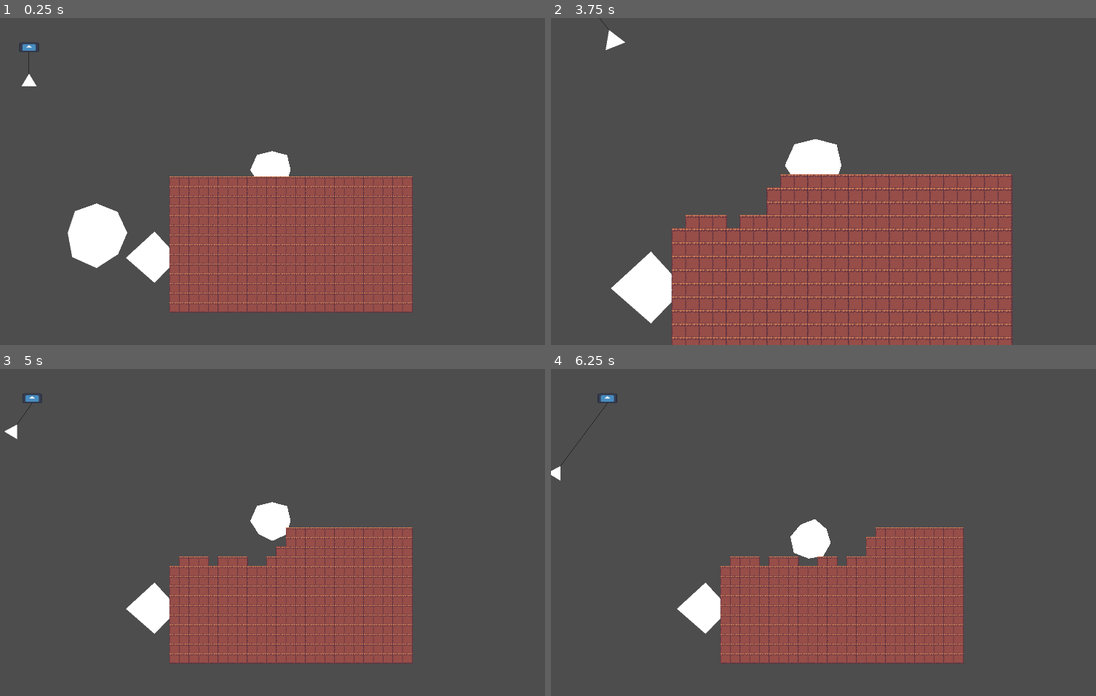
Above: before the commit, frames 1-4 (two rows, left to right).
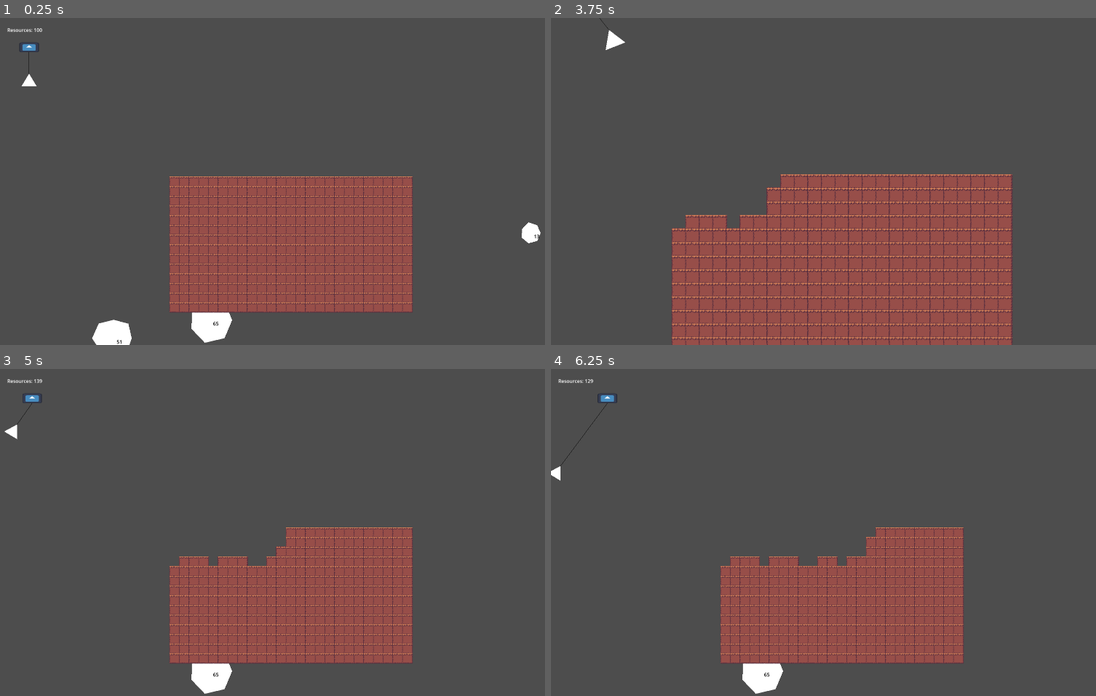
Above: after the commit, the same moments.

Repository: Neomania/DaveAndTimsMiningAdventure
Game: Godot game, scene res://Scenes/main.tscn
Two runs of this game, one before a commit and one after it. Both use one fixed random seed, a clock stepped at 60 frames per second and the inputs below. The engine's default icon, where the game draws it, is replaced by a stand-in: a white triangle on a blue panel in a dark square.
Inputs (mouse positions are in pixels of both pictures, inside the frame that each line leads up to):
- Up to frame 1 (0.25 s): no input
- Up to frame 2 (3.75 s): move the mouse to (725, 181) at 0.52 s; hold Right (ui_right) 0.53-1.28 s; tap Z (game_pickup) at 0.6, 1.55, 2.1, 3.05 s; tap Space (ui_select) at 0.77, 1.52, 3.02 s; click (725, 181) at 0.8 s; move the mouse to (752, 181) at 1.27 s; hold Down (ui_down) 1.28-2.03 s; click (752, 181) at 1.35 s; move the mouse to (763, 181) at 2.02 s; hold Right (ui_right) 2.03-2.78 s; click (763, 181) at 2.3 s; move the mouse to (796, 181) at 2.77 s; hold Up (ui_up) 2.78-3.53 s; click (796, 181) at 2.85 s; move the mouse to (801, 181) at 3.52 s; hold Left (ui_left) from 3.53 s (still down); hold Q from 3.53 s (still down)
- Up to frame 3 (5 s): keep holding Left (ui_left); tap Space (ui_select) at 3.77, 4.52 s; click (250, 532) at 3.8 s; move the mouse to (272, 532) at 4.27 s; release Q at 4.28 s; tap E at 4.35 s; tap Z (game_pickup) at 4.55 s
- Up to frame 4 (6.25 s): move the mouse to (839, 532) at 5.02 s; release Left (ui_left) at 5.03 s; hold Down (ui_down) 5.03-5.78 s; tap Z (game_pickup) at 5.1, 6.05 s; click (839, 532) at 5.3 s; move the mouse to (872, 532) at 5.77 s; hold Right (ui_right) from 5.78 s (still down); click (872, 532) at 5.85 s; tap Space (ui_select) at 6.02 s

The runs differ from the first frame. In frame 1, 4.0% of the frame differs, in the area x 1-100%, y 3-100%; in frame 2, 2.3%; in frame 3, 2.0%; in frame 4, 2.0%.

Commit message:
lmao bonk

Diff:
--- a/Scenes/Prefabs/Tile1.tscn
+++ b/Scenes/Prefabs/Tile1.tscn
@@ -9,7 +9,7 @@
 [sub_resource type="RectangleShape2D" id="RectangleShape2D_b2off"]
 size = Vector2(30.5, 31)
 
-[node name="StaticBody2D" type="StaticBody2D"]
+[node name="StaticBody2D" type="StaticBody2D" groups=["Tile"]]
 script = ExtResource("1_a7pc2")
 
 [node name="Area2D" type="Area2D" parent="."]
--- a/Scenes/Prefabs/mineable.tscn
+++ b/Scenes/Prefabs/mineable.tscn
@@ -3,7 +3,9 @@
 [ext_resource type="Script" path="res://Scripts/Mineable.gd" id="1_3m5pt"]
 [ext_resource type="Script" path="res://Scripts/Utils/PolygonVisualizer.gd" id="2_1a5ln"]
 
-[node name="Mineable" type="RigidBody2D"]
+[node name="Mineable" type="RigidBody2D" groups=["Mineable"]]
+collision_layer = 3
+collision_mask = 3
 can_sleep = false
 freeze = true
 freeze_mode = 1
@@ -18,4 +20,13 @@
 z_index = -1
 script = ExtResource("2_1a5ln")
 
+[node name="Label" type="Label" parent="."]
+offset_right = 40.0
+offset_bottom = 23.0
+theme_override_colors/font_color = Color(0, 0, 0, 1)
+text = "50"
+horizontal_alignment = 1
+vertical_alignment = 1
+
+[connection signal="body_entered" from="." to="." method="_on_body_entered"]
 [connection signal="body_exited" from="." to="." method="_on_body_exited"]
--- /dev/null
+++ b/Scenes/ResourceLabel.gd
@@ -0,0 +1,5 @@
+extends Label
+
+func _process(delta):
+	if $/root/Node2D/Resources != null:
+		set_text("Resources: %d" % $/root/Node2D/Resources.resourceAmount)
--- /dev/null
+++ b/Scenes/Resources.gd
@@ -0,0 +1,3 @@
+extends Node2D
+
+@export var resourceAmount = 100.0
--- a/Scenes/main.tscn
+++ b/Scenes/main.tscn
@@ -1,13 +1,20 @@
-[gd_scene load_steps=9 format=3 uid="uid://cls2jue6l4nyb"]
+[gd_scene load_steps=14 format=3 uid="uid://cls2jue6l4nyb"]
 
 [ext_resource type="Script" path="res://Scripts/Camera2D.gd" id="1_8jidv"]
 [ext_resource type="Script" path="res://Scripts/ShovelTool.gd" id="2_i01cl"]
-[ext_resource type="PackedScene" uid="uid://dkgadhsngwghx" path="res://Scenes/Prefabs/ShovelUse.tscn" id="3_to4qm"]
+[ext_resource type="Script" path="res://Scenes/ResourceLabel.gd" id="2_kjruq"]
+[ext_resource type="PackedScene" uid="uid://c3cok3n7hwm1a" path="res://Scenes/Prefabs/ShovelUse.tscn" id="3_to4qm"]
 [ext_resource type="PackedScene" uid="uid://cdngklain8ifu" path="res://Scenes/crane.tscn" id="4_vh50m"]
 [ext_resource type="PackedScene" uid="uid://cpwb41e2smmrb" path="res://Scenes/Prefabs/mineable.tscn" id="5_no31f"]
 [ext_resource type="Script" path="res://Scripts/Tiles.gd" id="6_0dkkr"]
 [ext_resource type="Script" path="res://Scripts/MineableCreator.gd" id="7_kcgkd"]
 [ext_resource type="PackedScene" uid="uid://bwpcewr2ql71w" path="res://Scenes/Prefabs/Tile1.tscn" id="7_kelcn"]
+[ext_resource type="Script" path="res://Scenes/Resources.gd" id="9_4hlq2"]
+[ext_resource type="Script" path="res://Scripts/DeleteMineableOnExit.gd" id="11_dxvaj"]
+[ext_resource type="AudioStream" uid="uid://b67saif7l0rrv" path="res://Assets/Sounds/bonk_BEtiM8g.mp3" id="12_aeijq"]
+
+[sub_resource type="RectangleShape2D" id="RectangleShape2D_k6hgt"]
+size = Vector2(1951, 735)
 
 [node name="Node2D" type="Node2D"]
 
@@ -15,6 +22,15 @@
 position_smoothing_enabled = true
 script = ExtResource("1_8jidv")
 cam_speed = 960.0
+
+[node name="Label" type="Label" parent="Camera2D"]
+offset_left = -936.0
+offset_top = -512.0
+offset_right = -750.0
+offset_bottom = -489.0
+text = "Resources: 999999"
+script = ExtResource("2_kjruq")
+metadata/_edit_use_anchors_ = true
 
 [node name="ShovelTool" type="Node2D" parent="."]
 script = ExtResource("2_i01cl")
@@ -24,14 +40,35 @@
 position = Vector2(-964, -543)
 
 [node name="MineableCreator" type="Node2D" parent="."]
-position = Vector2(-866, -153)
+position = Vector2(-879, 3)
 script = ExtResource("7_kcgkd")
 mineableTemplate = ExtResource("5_no31f")
 genWidth = 1800.0
 genHeight = 600.0
+genMaxRadius = 256.0
+genMinRadius = 32.0
+valueScaleFactor = 0.01
 
 [node name="Tiles" type="Node2D" parent="."]
 script = ExtResource("6_0dkkr")
 tile_prefab = ExtResource("7_kelcn")
 max_width_viewport = 2
 max_height_viewport = 2
+
+[node name="Resources" type="Node2D" parent="."]
+script = ExtResource("9_4hlq2")
+
+[node name="TreasureZone" type="Area2D" parent="."]
+position = Vector2(-960, 0)
+collision_layer = 2
+collision_mask = 2
+script = ExtResource("11_dxvaj")
+
+[node name="CollisionShape2D" type="CollisionShape2D" parent="TreasureZone"]
+position = Vector2(972.5, 368.5)
+shape = SubResource("RectangleShape2D_k6hgt")
+
+[node name="BonkSound" type="AudioStreamPlayer2D" parent="."]
+stream = ExtResource("12_aeijq")
+
+[connection signal="body_exited" from="TreasureZone" to="TreasureZone" method="_on_body_exited"]
--- a/Scripts/Crane/HookGrab.gd
+++ b/Scripts/Crane/HookGrab.gd
@@ -1,6 +1,13 @@
 extends RigidBody2D
 
 var joint: PinJoint2D = null
+
+func clearJoint():
+	print(joint.node_b)
+	if (get_node(joint.node_b).tree_exiting.is_connected(clearJoint)):
+		get_node(joint.node_b).tree_exiting.disconnect(clearJoint)
+	joint.queue_free()
+	joint = null
 
 func _physics_process(delta):
 	if (Input.is_action_just_pressed("game_pickup")):
@@ -17,6 +24,7 @@
 				newJoint.set_node_b(target.get_path())
 
 				joint = newJoint
+				target.tree_exiting.connect(clearJoint)
 		else:
-			joint.queue_free()
-			joint = null
+			joint
+			clearJoint()
--- /dev/null
+++ b/Scripts/DeleteMineableOnExit.gd
@@ -0,0 +1,9 @@
+extends Area2D
+
+
+
+func _on_body_exited(body):
+	if (body.is_in_group("Mineable")):
+		$/root/Node2D/Resources.resourceAmount += body.resourceValue
+		body.queue_free()
+	pass # Replace with function body.
--- a/Scripts/Mineable.gd
+++ b/Scripts/Mineable.gd
@@ -1,5 +1,6 @@
 extends RigidBody2D
 
+@export var resourceValue: float = 10.0
 var stuckInRock: bool = true
 var frozenFramesRemaining = 3
 
@@ -12,3 +13,14 @@
 
 func _on_body_exited(body):
 	pass # Replace with function body.
+
+func _ready():
+	$Label.set_text("%d" % resourceValue)
+
+
+func _on_body_entered(body):
+	if (stuckInRock == false and body.is_in_group("Tile")):
+		resourceValue *= 0.9
+		$Label.set_text("%d" % resourceValue)
+		$/root/Node2D/BonkSound.play()
+	pass # Replace with function body.
--- a/Scripts/MineableCreator.gd
+++ b/Scripts/MineableCreator.gd
@@ -6,7 +6,7 @@
 @export var genMaxRadius: float = 128
 @export var genMinRadius: float = 64
 @export var genCount: int = 5
-
+@export var valueScaleFactor: float = 0.1
 
 class MineablePoint:
 	var radius: float
@@ -27,10 +27,12 @@
 func generateMineable(point: MineablePoint):
 	var newMineable: RigidBody2D = mineableTemplate.instantiate()
 	var points: PackedVector2Array = generatePolygon(randi_range(4, 8), point.radius)
+	var value = point.radius ** 2
 	print(point.position)
 	newMineable.get_node("CollisionPolygon2D").set_polygon(points)
 	newMineable.set_global_position(point.position)
 	print(newMineable.global_position)
+	newMineable.resourceValue = value * valueScaleFactor
 
 	add_child(newMineable)
 
--- a/Scripts/ShovelTool.gd
+++ b/Scripts/ShovelTool.gd
@@ -11,7 +11,10 @@
 # Called every frame. 'delta' is the elapsed time since the previous frame.
 func _process(_delta):
 	if Input.is_action_just_pressed("left_click") && shovel_activated:
-		if  $"../Tiles".current_hover_tile != null: #hovering over a tile
-			var shovel = shovel_use.instantiate()
-			shovel.position = get_global_mouse_position()
-			add_child(shovel)
+		# spend resource
+		if $/root/Node2D/Resources.resourceAmount > 5:
+			$/root/Node2D/Resources.resourceAmount -= 5
+			if  $"../Tiles".current_hover_tile != null: #hovering over a tile
+				var shovel = shovel_use.instantiate()
+				shovel.position = get_global_mouse_position()
+				add_child(shovel)
Not shown, added: Assets/Sounds/bonk_BEtiM8g.mp3.import
Not shown: 1 places in Scenes/Prefabs/ShovelUse.tscn that only renumber resources
Not shown, added: Assets/Sounds/bonk_BEtiM8g.mp3
